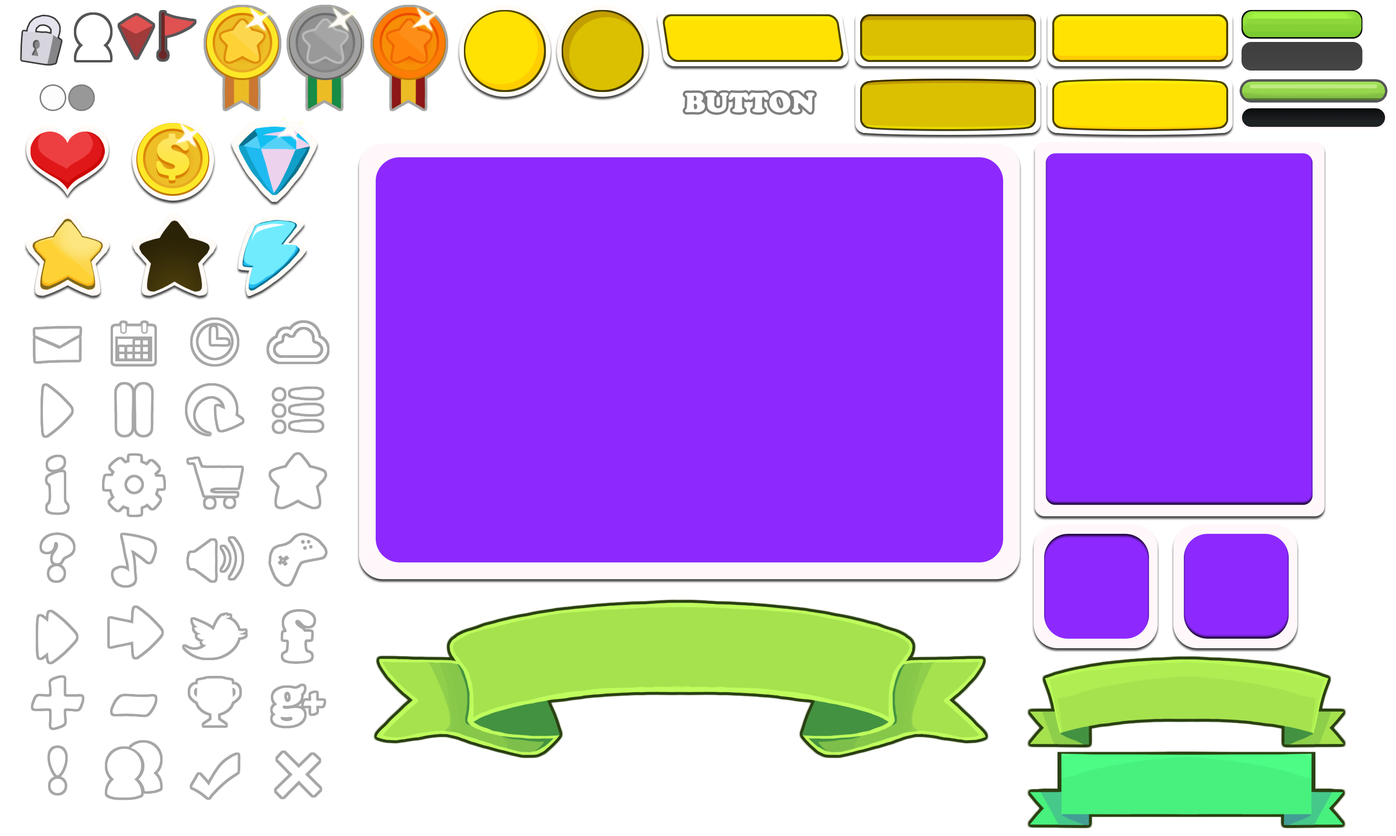
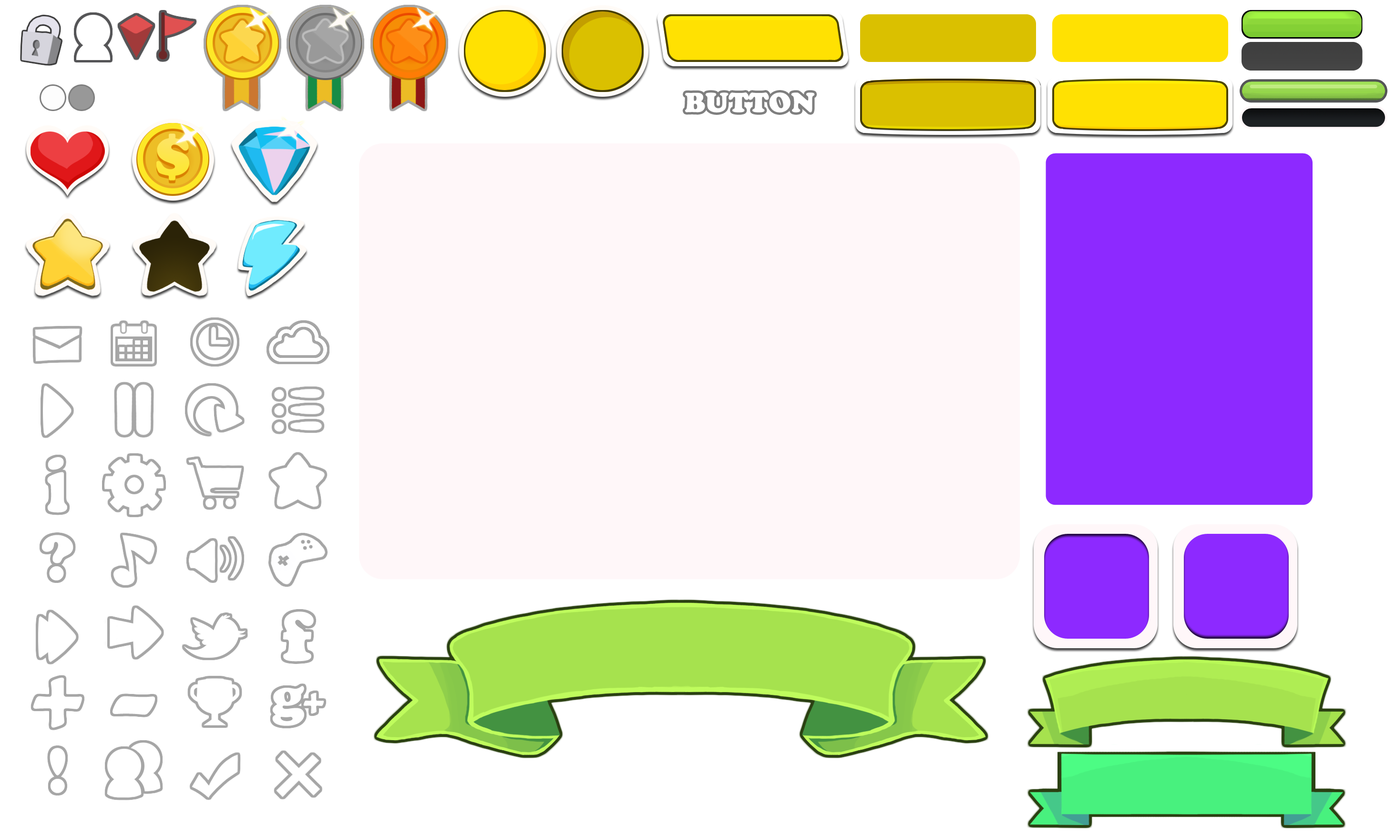
Comparing the layer stacks of the two 1396×836 images. Changes:
hid "Layer 3 copy 11" over (860, 14, 1037, 62)
hid "Layer 3 copy 10" over (860, 49, 1037, 62)
hid "Layer 3 copy 9" over (860, 14, 1037, 27)
hid "Layer 2 copy" over (855, 12, 1041, 67)
hid "Layer 3 copy" over (1052, 14, 1229, 62)
hid "Layer 3 copy 4" over (1048, 13, 1225, 27)
hid "Layer 3 copy 2" over (1052, 49, 1229, 62)
hid "Layer 2" over (1047, 12, 1233, 67)
hid "Layer 26" over (375, 157, 1004, 563)
hid "Layer 22 copy" over (1034, 142, 1325, 517)
